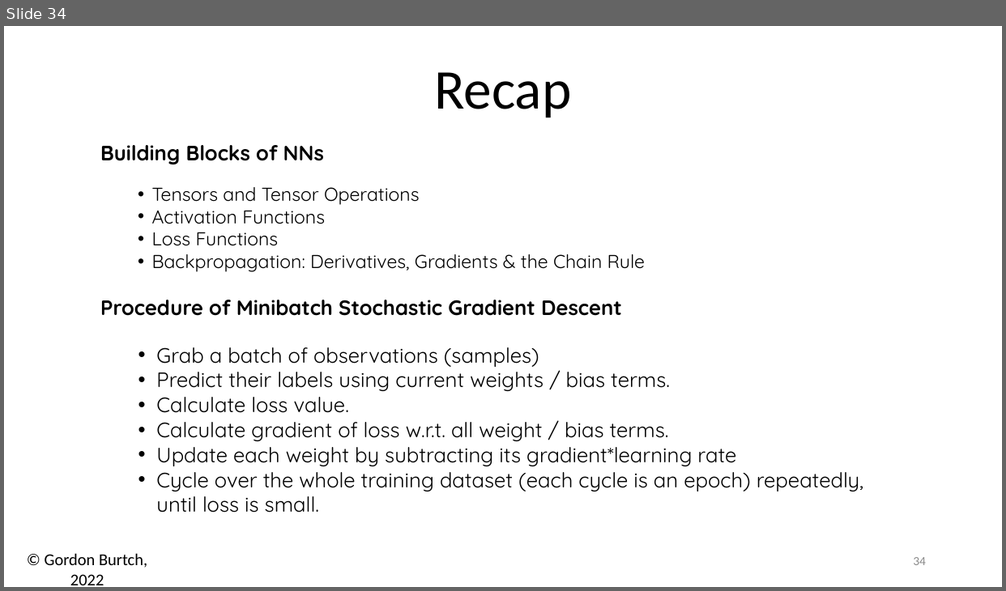
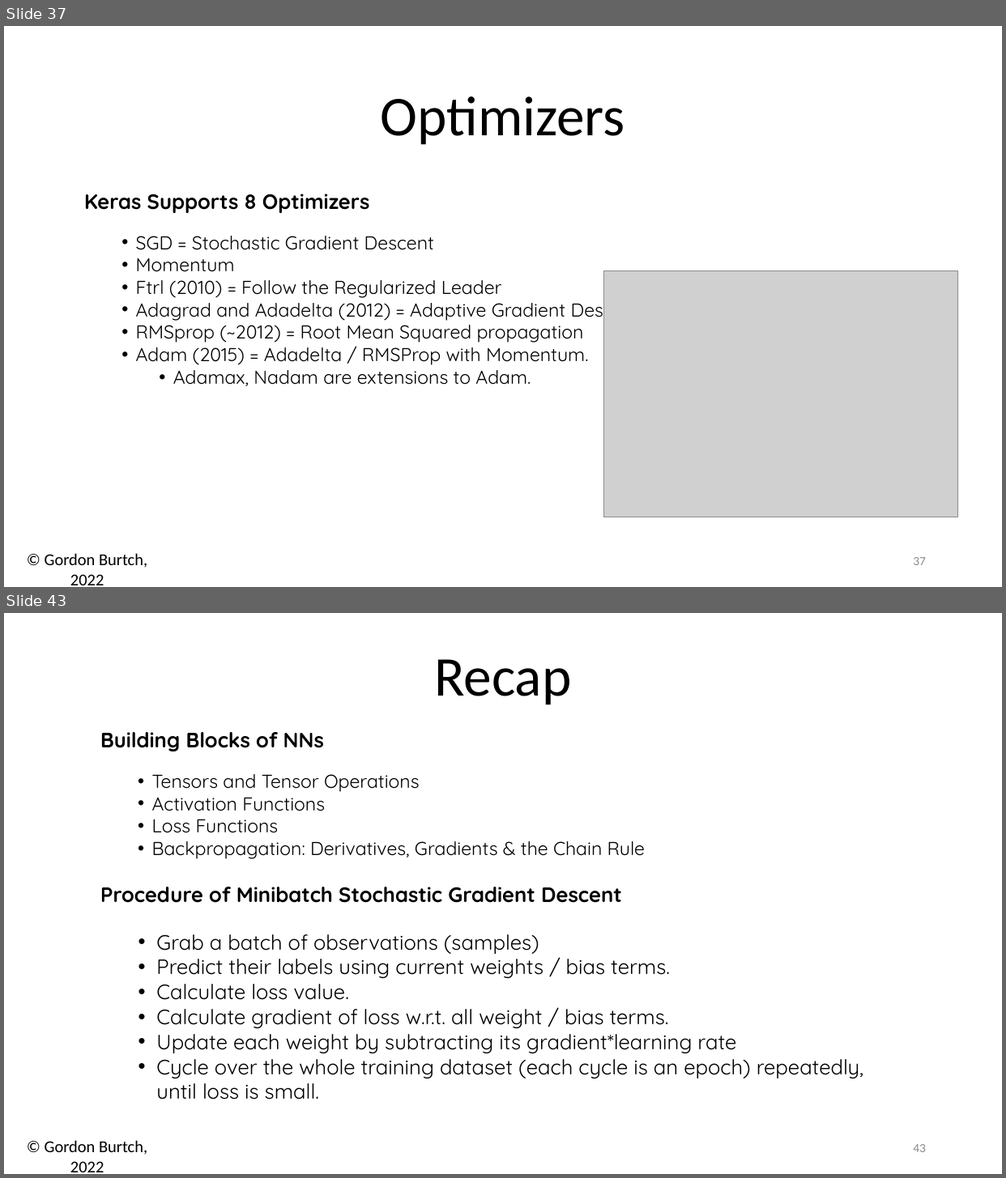
Before and after one commit to zizgao/BA865-2022, a slide deck: Week 2/02 - Math & Keras.pptx. Shown one above the other, each under a label of ours: slide 34 before the commit, slides 37 and 43 after it; the slides between them are not shown. The pictures are 1006x591 and 1006x1178 pixels, drawn with LibreOffice and Linux fonts; fonts in the diff are those of the drawing; grey boxes stand for pictures. Boxes give left, top, right and bottom in pixels: in the first picture for what was removed or moved away, otherwise in the second. Text is boxed around its words. In the diff, an @@ line names an element or a change of style, - is before the commit and + after.

```diff
--- a/Week 2/02 - Math & Keras.pptx
+++ b/Week 2/02 - Math & Keras.pptx
@@ slide 37 added at (4, 26, 1002, 587), background #FFFFFF; not listed: 1 template element that a slide beside it also shows @@
@@ text added at (381, 96, 625, 145), 54 pt, text #000000 @@
+Optimizers
@@ text added at (84, 194, 641, 386), 18 pt, text #000000 @@
+Keras Supports 8 Optimizers
+  • SGD = Stochastic Gradient Descent
+  • Momentum
+  • Ftrl (2010) = Follow the Regularized Leader
+  • Adagrad and Adadelta (2012) = Adaptive Gradient Descent
+  • RMSprop (~2012) = Root Mean Squared propagation
+  • Adam (2015) = Adadelta / RMSProp with Momentum.
+    • Adamax, Nadam are extensions to Adam.
@@ picture added at (603, 271, 957, 517) @@
@@ page number added at (913, 557, 926, 565), 12 pt, text #8C8C8C @@
+37
@@ what was slide 34 is now slide 43 @@
@@ page number at (913, 1144, 926, 1152): text changed @@
-34
+43
```
Also in this commit, not shown: 2 slides changed, 8 other slides added, 5 other files.
